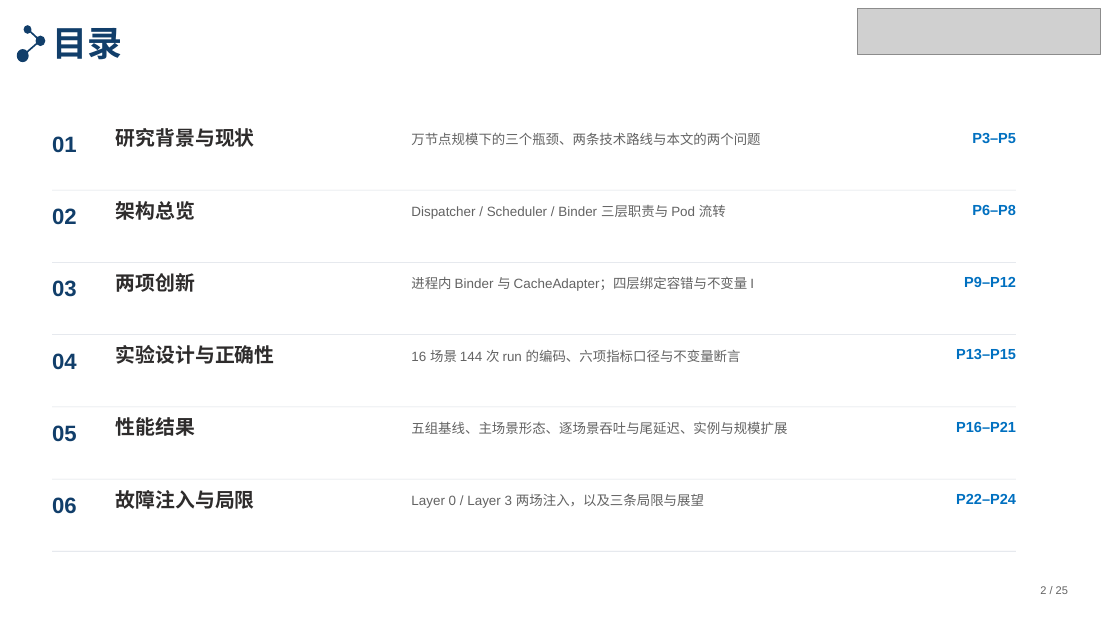
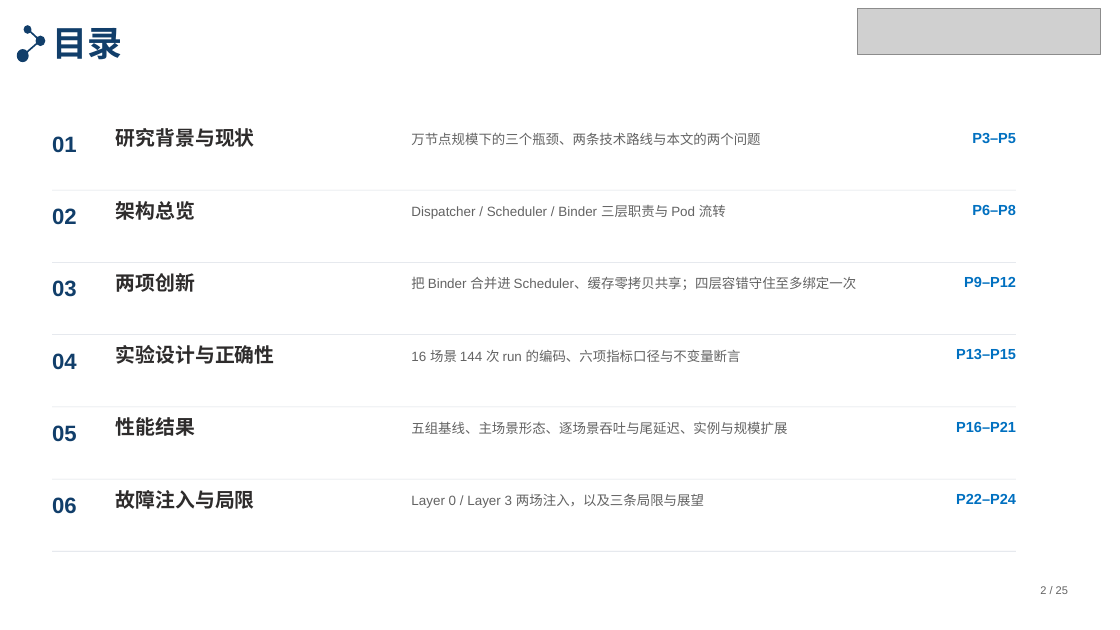
Before and after one commit to tengfei86/godel-scheduler, a slide deck: slide 2 of docs/thesis/defense/答辩PPT-北航模板版.pptx. Drawn at 1120x630 pixels with LibreOffice and Linux fonts; fonts in the diff are those of the drawing; grey boxes stand for pictures. Boxes give left, top, right and bottom in pixels: in the first picture for what was removed or moved away, otherwise in the second. Text is boxed around its words. In the diff, an @@ line names an element or a change of style, - is before the commit and + after.

Commit message:
docs(thesis): 目录 03 描述改写为「把 Binder 合并进 Scheduler、缓存零拷贝共享；四层容错守住至多绑定一次」

```diff
--- a/docs/thesis/defense/答辩PPT-北航模板版.pptx
+++ b/docs/thesis/defense/答辩PPT-北航模板版.pptx
@@ text at [411,277,857,290]: text changed @@
-进程内 Binder 与 CacheAdapter；四层绑定容错与不变量 I
+把 Binder 合并进 Scheduler、缓存零拷贝共享；四层容错守住至多绑定一次
```
Also in this commit, not shown: 2 other files.
